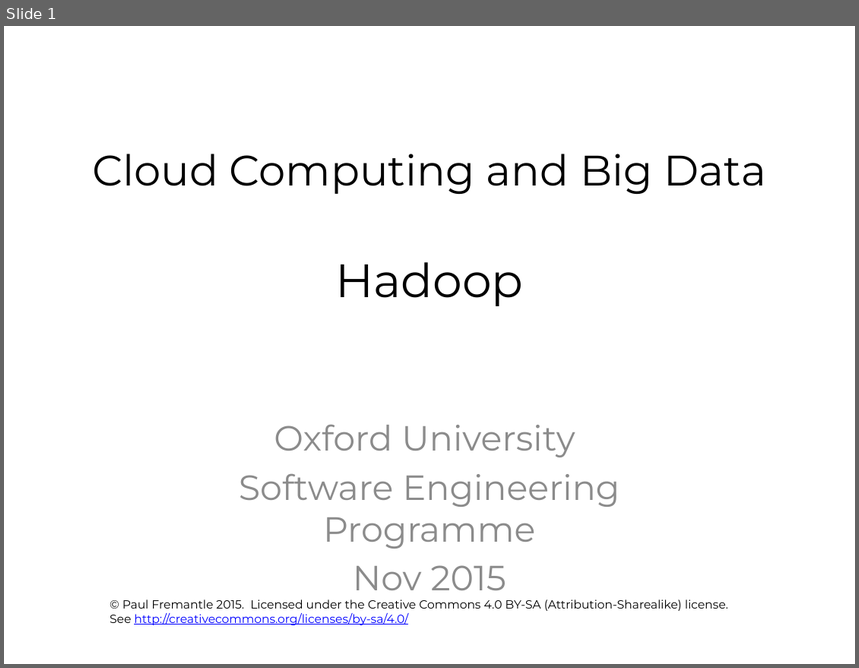
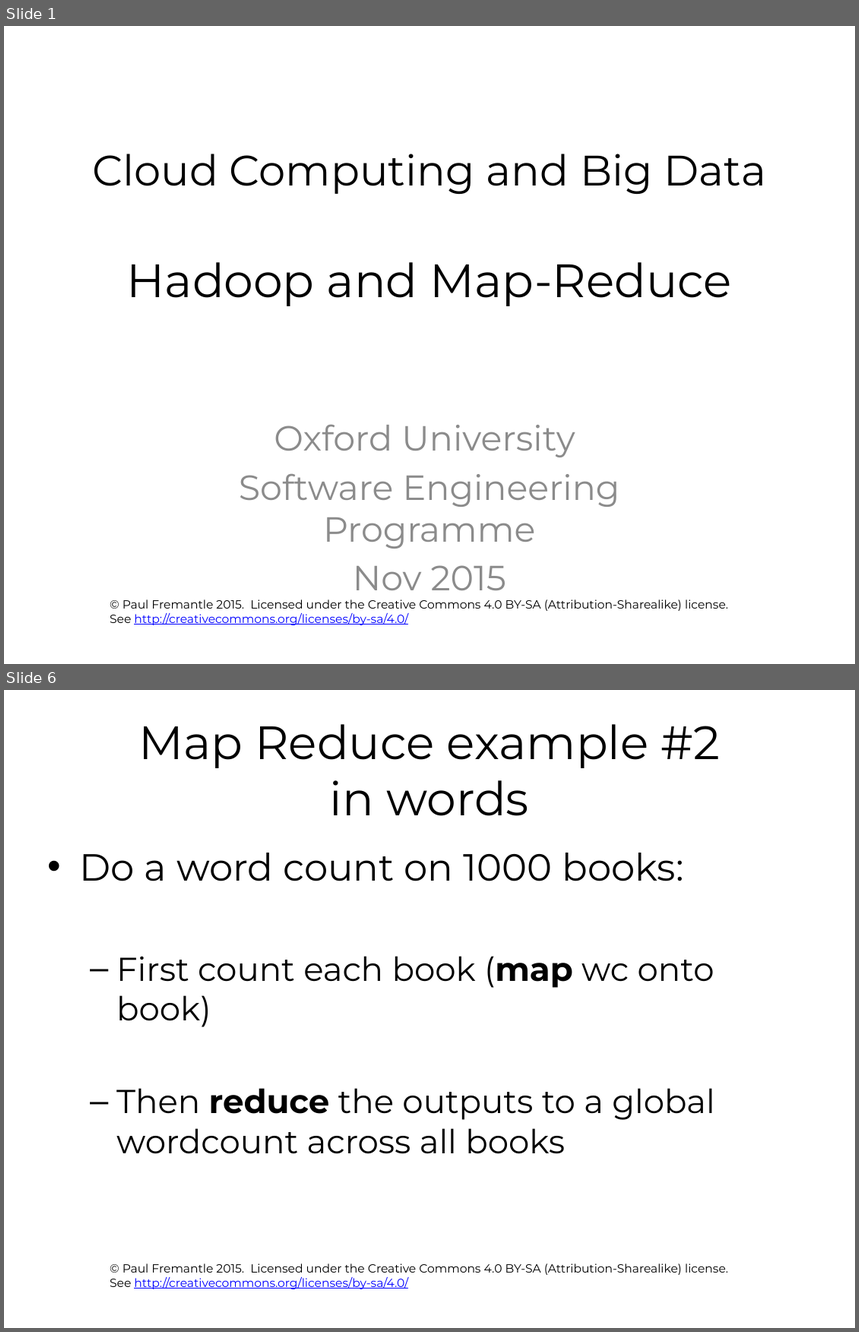
Before and after one commit to pzfreo/ox-clo, a slide deck: pres-source/05-hadoop.pptx. Shown one above the other, each under a label of ours: slide 1 before the commit, slides 1 and 6 after it; the slides between them are not shown. The pictures are 859x668 and 859x1332 pixels, drawn with LibreOffice and Linux fonts; fonts in the diff are those of the drawing; background and template pictures are left out. Boxes give left, top, right and bottom in pixels: in the first picture for what was removed or moved away, otherwise in the second. Text is boxed around its words. In the diff, an @@ line names an element or a change of style, - is before the commit and + after.

```diff
--- a/pres-source/05-hadoop.pptx
+++ b/pres-source/05-hadoop.pptx
@@ slide 6 added at (4,690,855,1328), background #FFFFFF; not listed: 1 template element that a slide beside it also shows @@
@@ title added at (139,724,721,816), 39.6 pt, text #000000 @@
+Map Reduce example #2
+in words
@@ text added at (79,853,715,1154), 28 pt, text #000000 @@
+• Do a word count on 1000 books:
+  – First count each book (map wc onto book)
+  – Then reduce the outputs to a global wordcount across all books
@@ slide 1 changed as well @@
@@ title at (92,154,767,306): text changed @@
-Cloud Computing and Big Data
-Hadoop
+Cloud Computing and Big Data
+Hadoop and Map-Reduce
```
Also in this commit, not shown: 26 other slides added, 1 slide removed, 1 other file.
